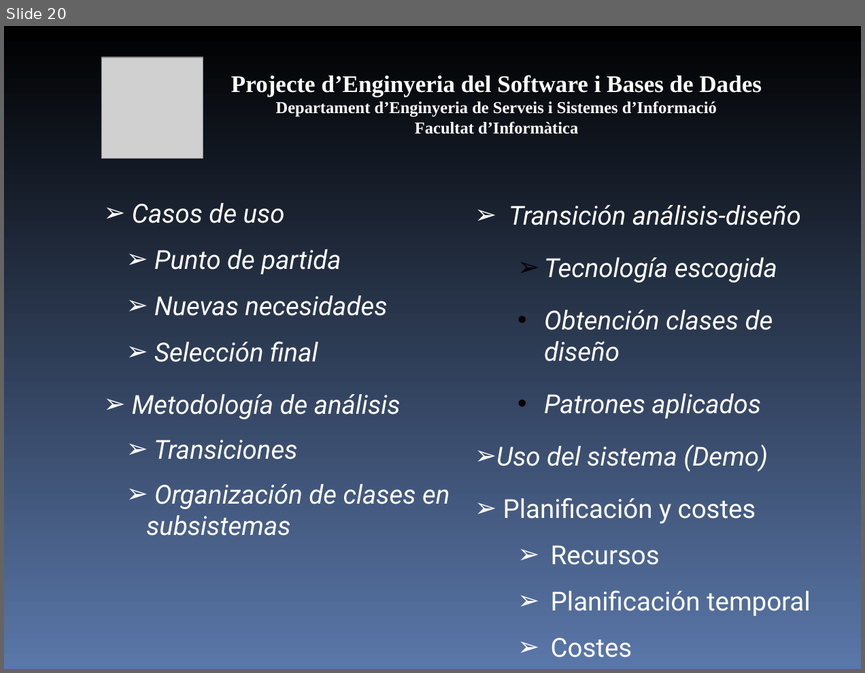
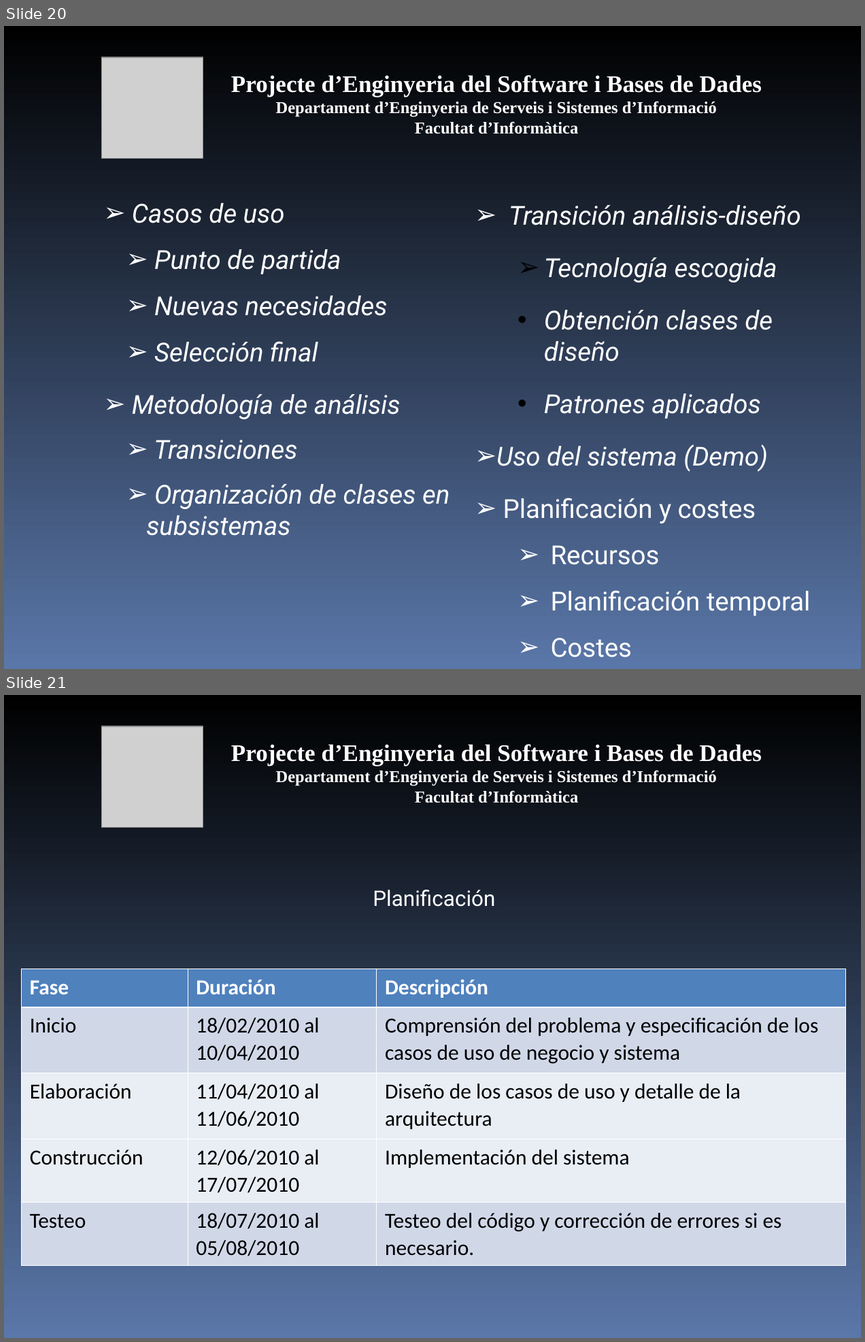
Before and after one commit to mvm9289/escfib, a slide deck: Docs/0910Q2-08-E-1.0-Presentacion.ppt. Shown one above the other, each under a label of ours: slide 20 before the commit, slides 20 and 21 after it. The pictures are 865x673 and 865x1342 pixels, drawn with LibreOffice and Linux fonts; fonts in the diff are those of the drawing; grey boxes stand for pictures. Boxes give left, top, right and bottom in pixels: in the first picture for what was removed or moved away, otherwise in the second. Text is boxed around its words. In the diff, an @@ line names an element or a change of style, - is before the commit and + after.

```diff
--- a/Docs/0910Q2-08-E-1.0-Presentacion.ppt
+++ b/Docs/0910Q2-08-E-1.0-Presentacion.ppt
@@ slide 21 added at bbox=[4, 695, 861, 1338], background gradient #000000 to #5A77A9 @@
@@ picture added at bbox=[102, 726, 203, 827] @@
@@ text added at bbox=[231, 744, 761, 803], 14 pt, text #FFFFFF, bold @@
+Projecte d’Enginyeria del Software i Bases de Dades
+Departament d’Enginyeria de Serveis i Sistemes d’Informació
+Facultat d’Informàtica
@@ text added at bbox=[373, 889, 495, 906], 18 pt, text #FFFFFF @@
+Planificación
@@ table added at bbox=[21, 969, 844, 1264], 5 rows, 3 columns @@
+Fase | Duración | Descripción
+Inicio | 18/02/2010 al 10/04/2010 | Comprensión del problema y especificación de los casos de uso de negocio y sistema
+Elaboración | 11/04/2010 al 11/06/2010 | Diseño de los casos de uso y detalle de la arquitectura
+Construcción | 12/06/2010 al 17/07/2010 | Implementación del sistema
+Testeo | 18/07/2010 al 05/08/2010 | Testeo del código y corrección de errores si es necesario.
```
Also in this commit, not shown: 8 slides changed.
